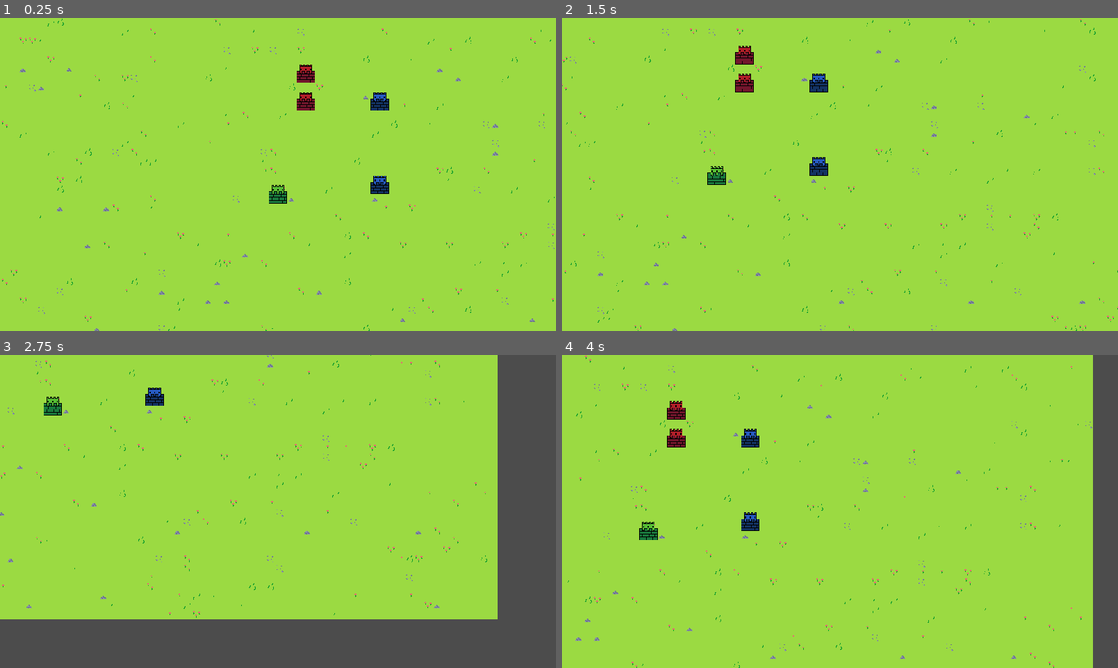
Above: before the commit, frames 1-4 (two rows, left to right).
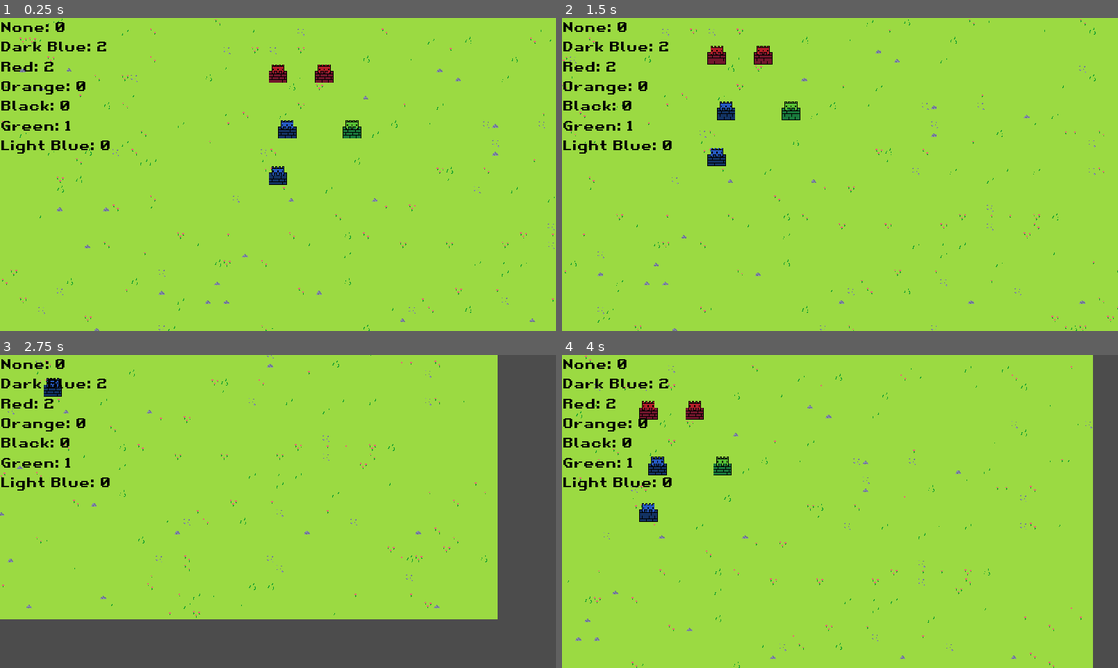
Above: after the commit, the same moments.

Repository: UltraMKF12/KingdomsRevolt
Game: Godot game, scene res://Scenes/WorldMap.tscn
Two runs of this game, one before a commit and one after it. Both use one fixed random seed, a clock stepped at 60 frames per second and the inputs below.
Inputs:
- Up to frame 1 (0.25 s): no input
- Up to frame 2 (1.5 s): tap Enter at 0.5 s; hold Right (ui_right) 0.53-1.28 s; hold Down (ui_down) from 1.28 s (still down)
- Up to frame 3 (2.75 s): release Down (ui_down) at 2.03 s; hold Right (ui_right) from 2.03 s (still down)
- Up to frame 4 (4 s): release Right (ui_right) at 2.78 s; hold Up (ui_up) 2.78-3.53 s; hold Left (ui_left) from 3.53 s (still down)

The runs differ from the first frame. In frame 1, 3.0% of the frame differs, in the area x 0-70%, y 1-60%; in frame 2, 3.0%, in the area x 0-48%, y 1-54%; in frame 3, 1.7%; in frame 4, 3.0%.

Commit message:
Create debug text, to see group members

Diff:
--- a/Scenes/WorldMap.tscn
+++ b/Scenes/WorldMap.tscn
@@ -1,8 +1,10 @@
-[gd_scene load_steps=5 format=2]
+[gd_scene load_steps=8 format=2]
 
 [ext_resource path="res://Sprites/Kingdoms Revol Tilesheett.png" type="Texture" id=1]
 [ext_resource path="res://Scripts/CameraMovement.gd" type="Script" id=2]
 [ext_resource path="res://Scenes/Castle.tscn" type="PackedScene" id=3]
+[ext_resource path="res://Font/Retro Gaming.ttf" type="DynamicFontData" id=4]
+[ext_resource path="res://Scripts/GroupCounterLabel.gd" type="Script" id=5]
 
 [sub_resource type="TileSet" id=1]
 0/name = "Kingdoms Revol Tilesheett.png 0"
@@ -27,6 +29,10 @@
 0/shapes = [  ]
 0/z_index = 0
 
+[sub_resource type="DynamicFont" id=2]
+size = 24
+font_data = ExtResource( 4 )
+
 [node name="WorldMap" type="Node2D"]
 
 [node name="Ground" type="TileMap" parent="."]
@@ -46,21 +52,41 @@
 camera_speed = 4.8
 
 [node name="Castle" parent="." instance=ExtResource( 3 )]
-position = Vector2( 656, 288 )
+position = Vector2( 480, 272 )
 castle_color = 1
 
 [node name="Castle2" parent="." instance=ExtResource( 3 )]
-position = Vector2( 656, 144 )
+position = Vector2( 496, 192 )
 castle_color = 1
 
 [node name="Castle3" parent="." instance=ExtResource( 3 )]
-position = Vector2( 528, 144 )
+position = Vector2( 560, 96 )
 castle_color = 2
 
 [node name="Castle4" parent="." instance=ExtResource( 3 )]
-position = Vector2( 528, 96 )
+position = Vector2( 480, 96 )
 castle_color = 2
 
 [node name="Castle5" parent="." instance=ExtResource( 3 )]
-position = Vector2( 480, 304 )
+position = Vector2( 608, 192 )
 castle_color = 5
+
+[node name="CanvasLayer" type="CanvasLayer" parent="."]
+
+[node name="Control" type="Control" parent="CanvasLayer"]
+margin_right = 40.0
+margin_bottom = 40.0
+
+[node name="Label" type="Label" parent="CanvasLayer/Control"]
+margin_right = 40.0
+margin_bottom = 14.0
+custom_colors/font_color = Color( 0, 0, 0, 1 )
+custom_fonts/font = SubResource( 2 )
+text = "None: 0
+Dark Blue: 0
+Red: 0
+Orange: 0
+Black: 0
+Green: 0
+Light Blue: 0"
+script = ExtResource( 5 )
--- /dev/null
+++ b/Scripts/GroupCounterLabel.gd
@@ -0,0 +1,12 @@
+extends Label
+
+var groups := ["None", "Dark Blue", "Red", "Orange", "Black", "Green", "Light Blue"]
+
+func _process(delta: float) -> void:
+	text = "None: " + str(get_tree().get_nodes_in_group(groups[0]).size()) + "\n" + \
+"Dark Blue: " + str(get_tree().get_nodes_in_group(groups[1]).size()) + "\n" + \
+"Red: " + str(get_tree().get_nodes_in_group(groups[2]).size()) + "\n" + \
+"Orange: " + str(get_tree().get_nodes_in_group(groups[3]).size()) + "\n" + \
+"Black: " + str(get_tree().get_nodes_in_group(groups[4]).size()) + "\n" + \
+"Green: " + str(get_tree().get_nodes_in_group(groups[5]).size()) + "\n" + \
+"Light Blue: " + str(get_tree().get_nodes_in_group(groups[6]).size())
--- a/project.godot
+++ b/project.godot
@@ -22,6 +22,7 @@
 
 window/size/width=960
 window/size/height=540
+window/size/always_on_top=true
 window/size/test_width=960
 window/size/test_height=540
 window/stretch/mode="2d"
Binary file added: Font/Retro Gaming.ttf
